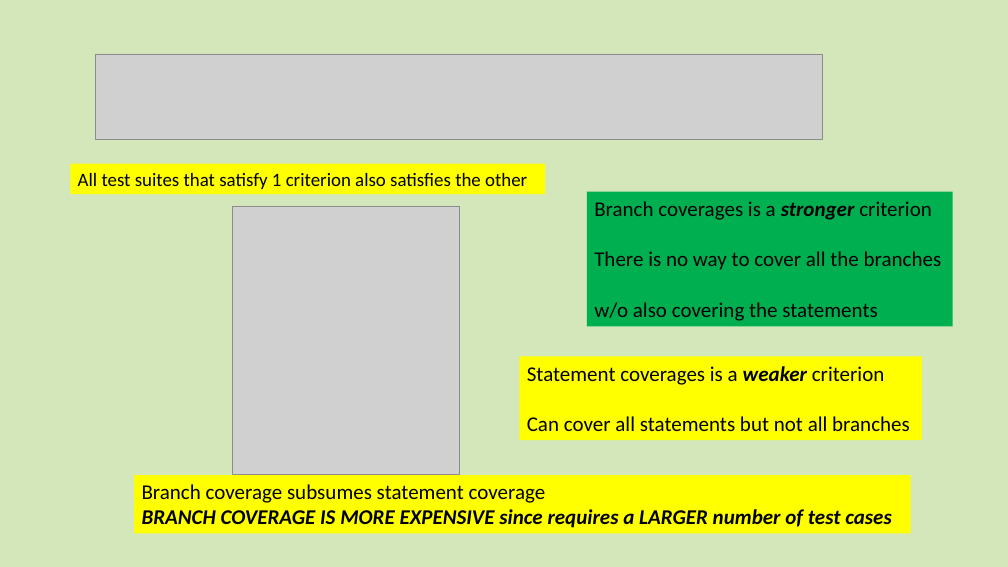
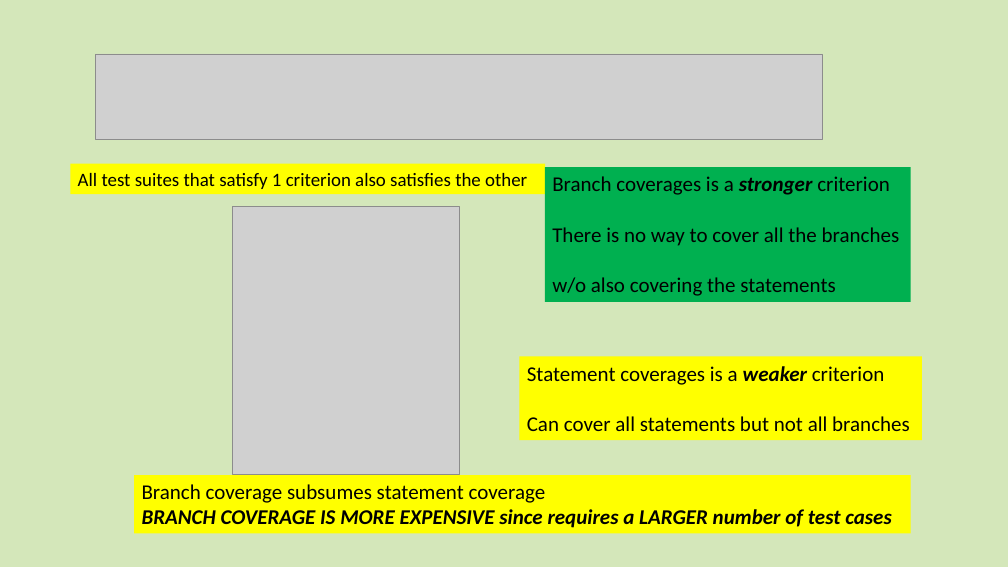
Before and after one commit to dlash02/CSC3510, a slide deck: slide 8 of CSC3510 S2021/Lectures/03_TestCase_design.pptx. Drawn at 1008x567 pixels with LibreOffice and Linux fonts; fonts in the diff are those of the drawing; grey boxes stand for pictures. Boxes give left, top, right and bottom in pixels: in the first picture for what was removed or moved away, otherwise in the second. Text is boxed around its words. In the diff, an @@ line names an element or a change of style, - is before the commit and + after.

```diff
--- a/CSC3510 S2021/Lectures/03_TestCase_design.pptx
+++ b/CSC3510 S2021/Lectures/03_TestCase_design.pptx
@@ rectangle "Branch coverages is a stronger ...": place and size @@
-rectangle "Branch coverages is a stronger ..." at bbox=[587, 191, 953, 326]
+rectangle "Branch coverages is a stronger ..." at bbox=[545, 167, 911, 302]
```
Also in this commit, not shown: 3 other slides changed, 22 other files.
